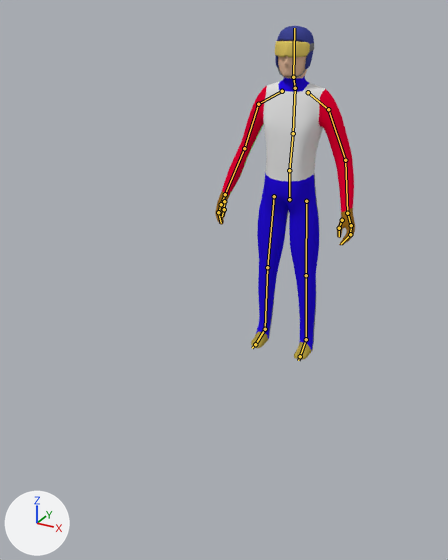
What one commit did to the Blender file Assets/Models/Characters/jumper.blend.
The view is the same before and after, from a camera (50 mm lens) standing at (1.19, -2.85, 1.76) and looking at (0.07, -0.81, 0.74). The lights are fixed; the arrows at lower left show +X, +Y and +Z. The first picture is the older version. The bones that change, and the others that lie on the model, are drawn over the model as lines.

In view in the first picture: 'Cube', 'Goggles', 'Helmet'.
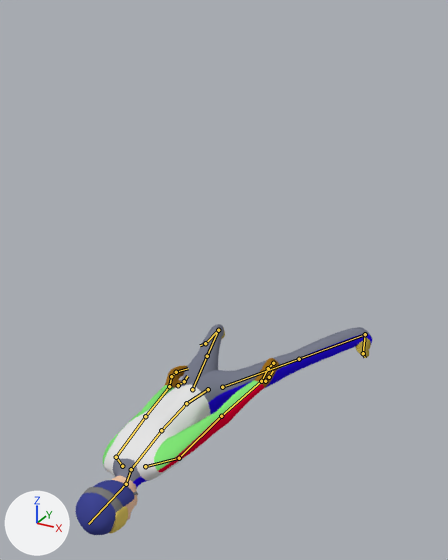
The newer file adds an action. The first version stands in its rest pose; the second is drawn at frame 1 of the action 'Flight-Lo.RightRot'.

Where the change shows, as pixel boxes (x1, y1, x2, y2) in the pictures (448 x 560 px):
'Cube', posed
    before: (215, 41, 355, 360)
    after: (103, 324, 372, 529)
'Helmet', posed (60% wider)
    before: (275, 26, 314, 78)
    after: (75, 480, 138, 535)
'Goggles', posed
    before: (275, 41, 314, 57)
    after: (82, 487, 128, 533)
bone 'Hips', root to tip
    before: (289, 199) to (289, 170)
    after: (208, 389) to (186, 403)
bone 'Spine', root to tip
    before: (289, 170) to (293, 133)
    after: (186, 403) to (161, 430)
bone 'Head', root to tip
    before: (293, 77) to (294, 28)
    after: (126, 484) to (88, 524)
bone 'Upper Arm.L', root to tip
    before: (328, 109) to (345, 160)
    after: (179, 458) to (221, 416)
bone 'Lower Arm.L', root to tip
    before: (345, 160) to (347, 213)
    after: (221, 416) to (261, 381)
bone 'Upper Arm.R', root to tip
    before: (258, 104) to (244, 148)
    after: (116, 457) to (145, 416)
bone 'Lower Arm.R', root to tip
    before: (244, 148) to (225, 194)
    after: (145, 416) to (169, 386)
bone 'Lower Leg.L', root to tip
    before: (306, 275) to (306, 339)
    after: (299, 359) to (365, 334)

The change in detail:
Bone 'Hips' (bone_hips) moves from (0.0, 0.0, 0.0) to (0.0, -0.59, 0.89).
Bone 'Hips' (bone_hips) turns from (0, 0, 0) to (79, -3, 24) degrees about its own x, y and z.
Bone 'Spine' (bone_spine) turns from (0, 0, 0) to (22, 0, 0) degrees about its own x, y and z.
Bone 'Head' (bone_head) turns from (0, 0, 0) to (-14, 15, -7) degrees about its own x, y and z.
Bone 'Upper Arm.L' (bone_upper_arm_l) turns from (0, 0, 0) to (12, -10, -14) degrees about its own x, y and z.
Bone 'Lower Arm.L' (bone_lower_arm_l) turns from (0, 0, 0) to (-25, 3, 7) degrees about its own x, y and z.
Bone 'Upper Arm.R' (bone_upper_arm_r) turns from (0, 0, 0) to (9, -3, 13) degrees about its own x, y and z.
Bone 'Lower Arm.R' (bone_lower_arm_r) turns from (0, 0, 0) to (-23, -4, -10) degrees about its own x, y and z.
Bone 'Lower Leg.L' (bone_lower_leg_l) turns from (0, 0, 0) to (-42, -69, -122) degrees about its own x, y and z.
Bone 'Pole Target.L' (bone_pole_target_l) moves from (0.0, 0.0, 0.0) to (0.0, 0.466, -0.932).
Bone 'Leg IK.L' (bone_leg_ik_l) moves from (0.0, 0.0, 0.0) to (0.584, 0.115, 0.255).
Bone 'Leg IK.L' (bone_leg_ik_l) turns from (0, 0, 0) to (4, -41, 6) degrees about its own x, y and z.
Bone 'Pole Target.R' (bone_pole_target_r) moves from (0.0, 0.0, 0.0) to (0.0, 0.466, -0.932).
Bone 'Leg IK.R' (bone_leg_ik_r) moves from (0.0, 0.0, 0.0) to (-0.332, 0.128, -0.045).
Bone 'Leg IK.R' (bone_leg_ik_r) turns from (0, 0, 0) to (4, 41, -6) degrees about its own x, y and z.
